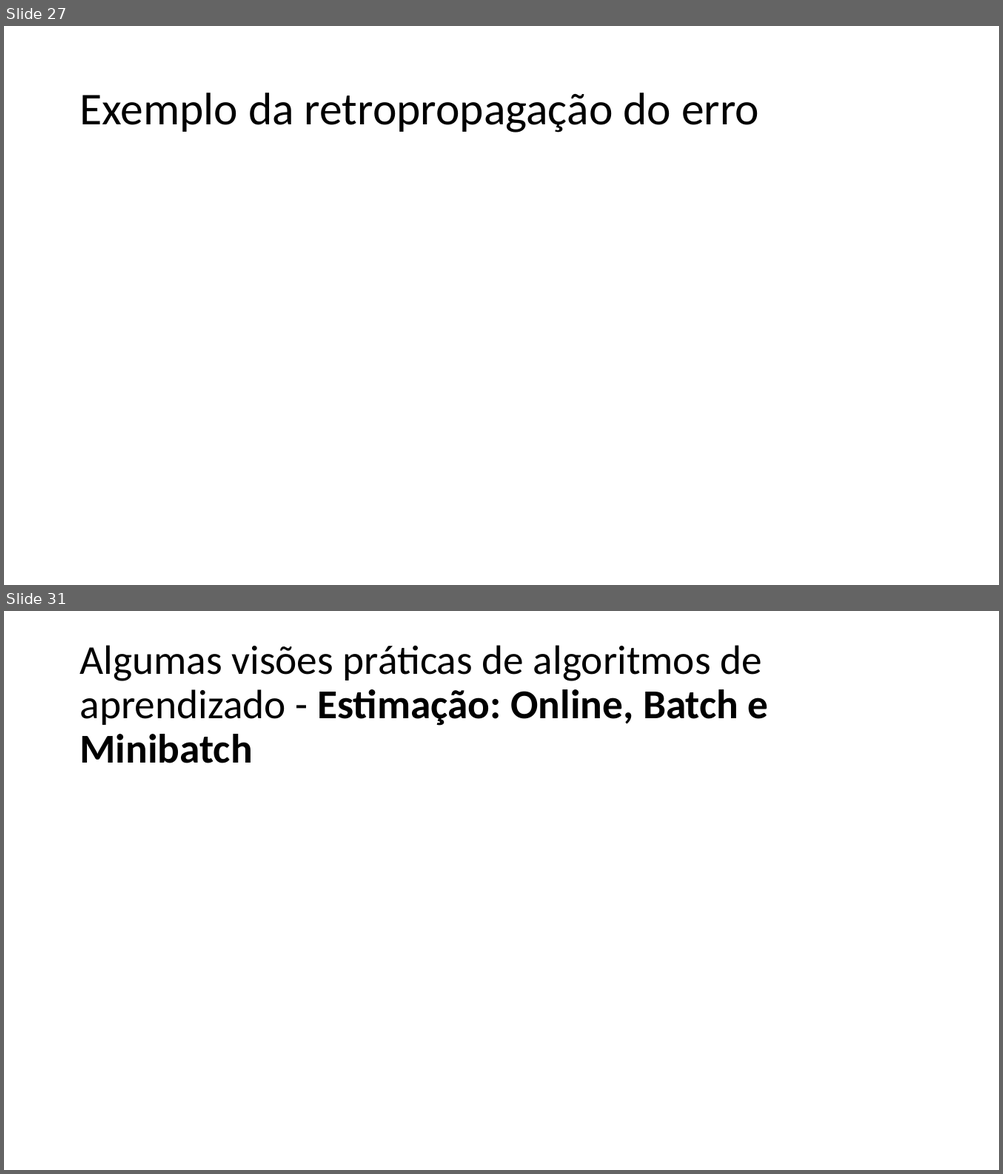
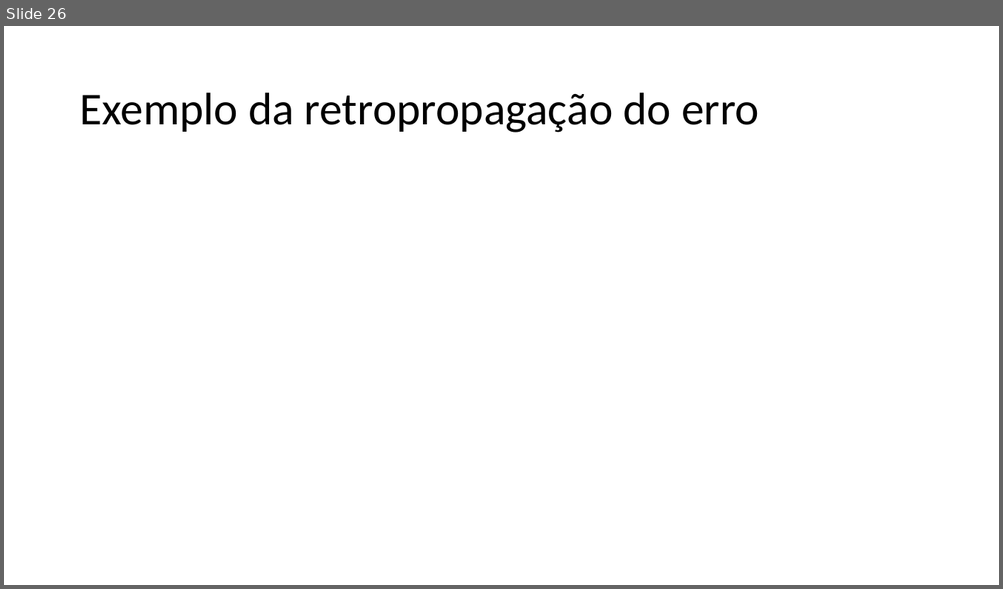
Before and after one commit to zz4fap/t320_aprendizado_de_maquina, a slide deck: slides/T320_Redes_Neurais_Artificiais (Parte III).pptx. Shown one above the other, each under a label of ours: slides 27 and 31 before the commit, slide 26 after it; the slides between them are not shown. The pictures are 1003x1174 and 1003x589 pixels, drawn with LibreOffice and Linux fonts; fonts in the diff are those of the drawing; grey boxes stand for pictures. Boxes give left, top, right and bottom in pixels: in the first picture for what was removed or moved away, otherwise in the second. Text is boxed around its words. In the diff, an @@ line names an element or a change of style, - is before the commit and + after.

```diff
--- a/slides/T320_Redes_Neurais_Artificiais (Parte III).pptx
+++ b/slides/T320_Redes_Neurais_Artificiais (Parte III).pptx
@@ slide 31 removed at box(4, 611, 999, 1170), background #FFFFFF @@
@@ title removed at box(79, 645, 768, 763) @@
-Algumas visões práticas de algoritmos de aprendizado - Estimação: Online, Batch e Minibatch
@@ what was slide 27 is now slide 26 @@
```
Also in this commit, not shown: 4 slides changed, 3 slides added, 19 other slides removed, 9 other files.
